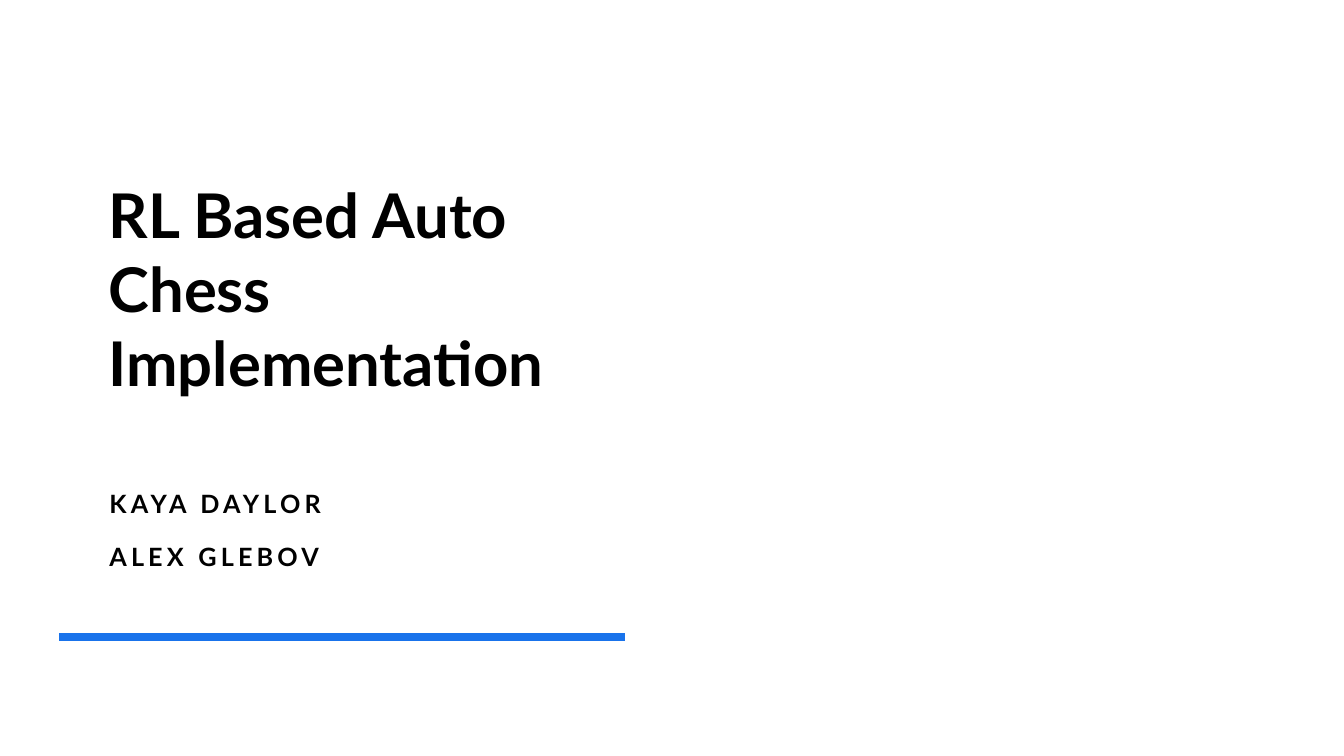
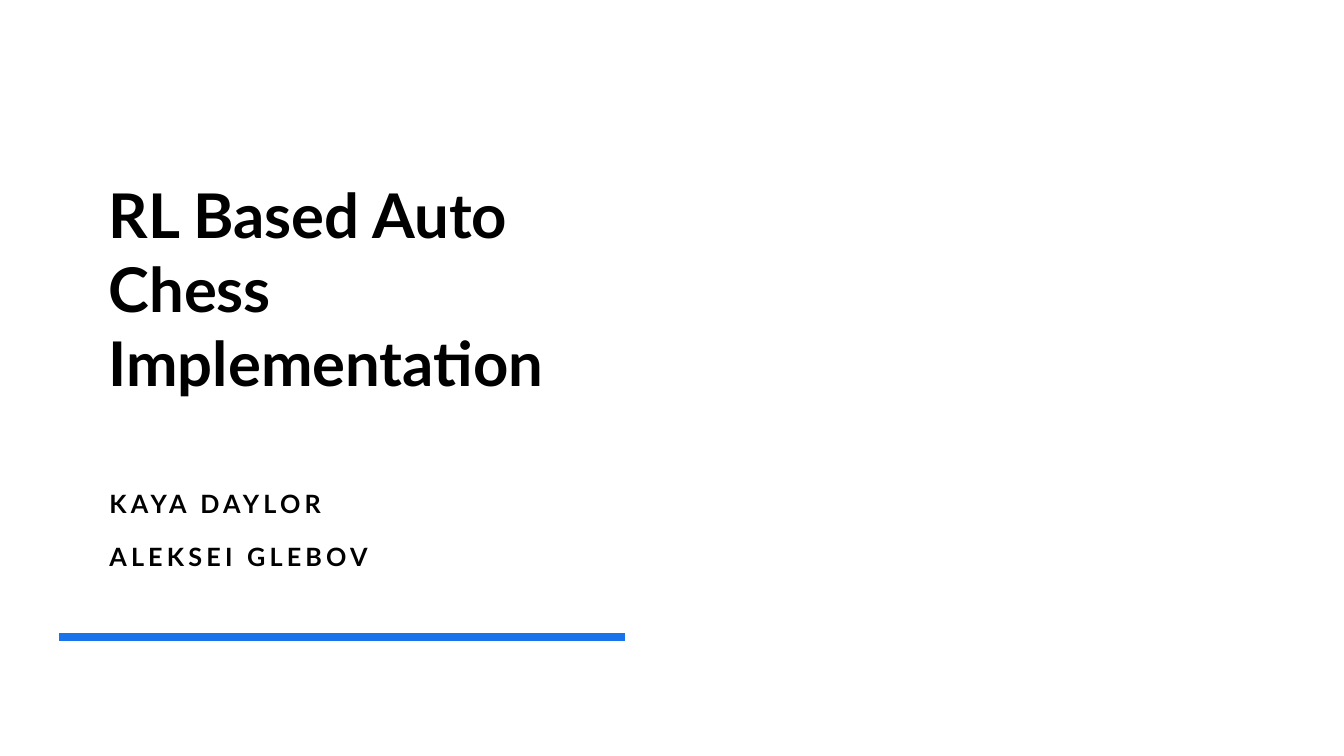
Before and after one commit to AGlebov-atbu/ds543-project, a slide deck: slide 1 of Documents/FinalPresentation.pptx. Drawn at 1344x756 pixels with LibreOffice and Linux fonts; fonts in the diff are those of the drawing; background and template pictures are left out. Boxes give left, top, right and bottom in pixels: in the first picture for what was removed or moved away, otherwise in the second. Text is boxed around its words. In the diff, an @@ line names an element or a change of style, - is before the commit and + after.

```diff
--- a/Documents/FinalPresentation.pptx
+++ b/Documents/FinalPresentation.pptx
@@ subtitle at [109, 547, 368, 567]: text changed @@
-ALEX GLEBOV
+ALEKSEI GLEBOV
```
Also in this commit, not shown: 5 other slides changed.
